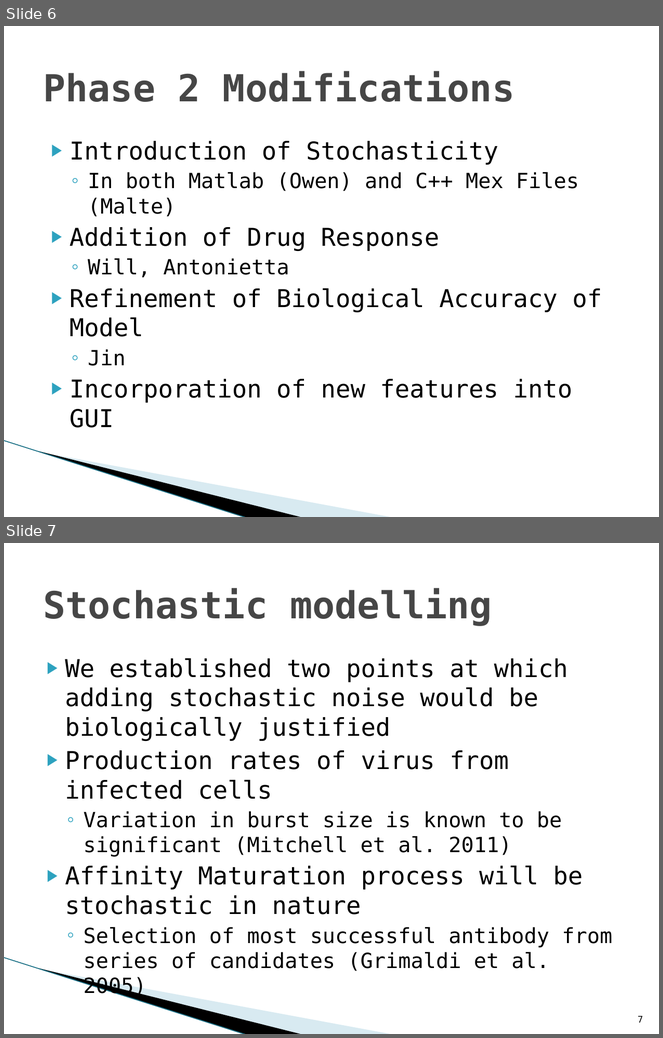
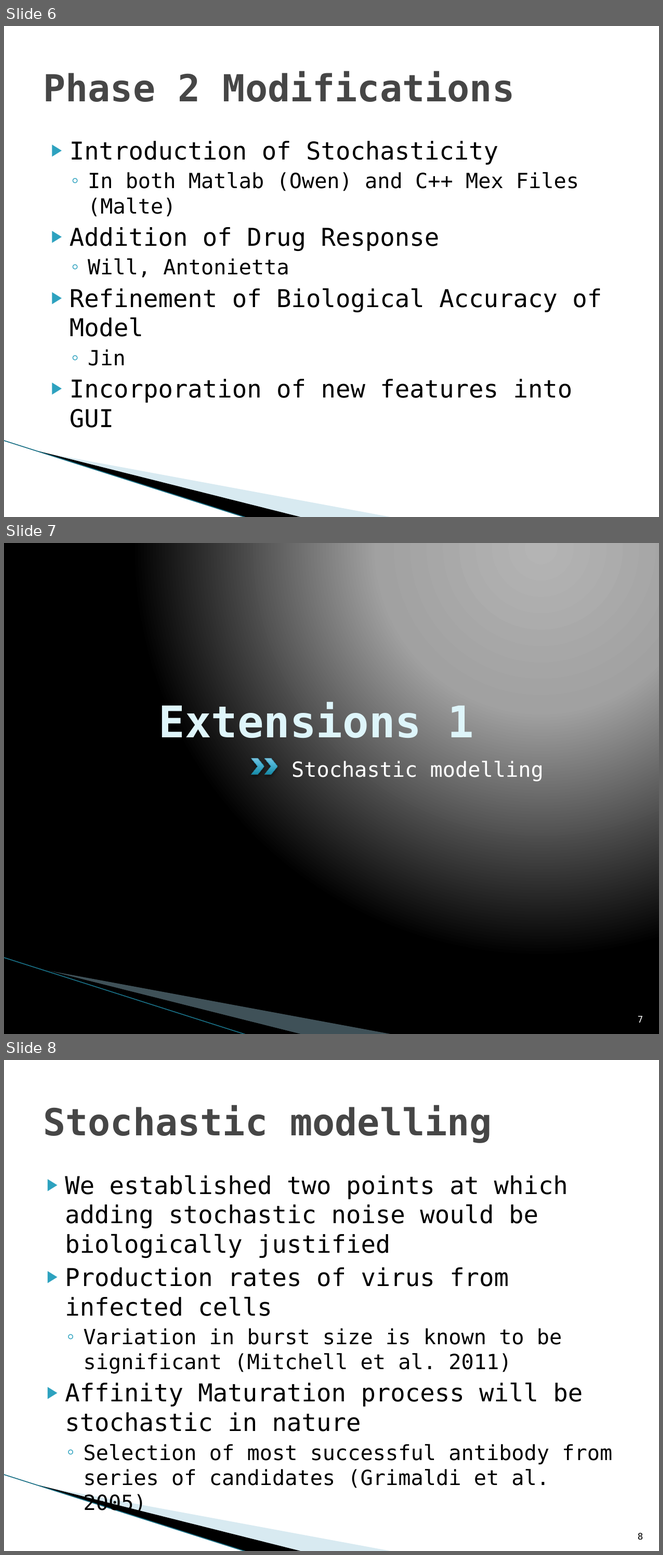
Before and after one commit to jleem10/GroupD_Phase2, a slide deck: Presentation.pptx. Shown one above the other, each under a label of ours: slides 6 and 7 before the commit, slides 6, 7 and 8 after it. The pictures are 663x1038 and 663x1555 pixels, drawn with LibreOffice and Linux fonts; fonts in the diff are those of the drawing; background and template pictures are left out. Boxes give left, top, right and bottom in pixels: in the first picture for what was removed or moved away, otherwise in the second. Text is boxed around its words. In the diff, an @@ line names an element or a change of style, - is before the commit and + after.

```diff
--- a/Presentation.pptx
+++ b/Presentation.pptx
@@ slide 7 added at [4, 543, 659, 1034], background gradient #B4B4B4 to #A2A2A2 to #000000; not listed: 3 template elements that a slide beside it also shows @@
@@ title added at [159, 702, 475, 747], 48 pt, text #DEF5FA, bold @@
+Extensions 1
@@ chevron added at [251, 759, 264, 775], fill gradient #158BA8 to #51B8D9 to #80C3DD, outline #21788D 0.25 pt @@
@@ chevron added at [265, 759, 278, 775], fill gradient #158BA8 to #51B8D9 to #80C3DD, outline #21788D 0.25 pt @@
@@ text added at [292, 761, 544, 782], 23 pt, text #FFFFFF @@
+Stochastic modelling
@@ page number added at [638, 1016, 644, 1023], 10 pt, text #FFFFFF @@
+7
@@ what was slide 7 is now slide 8 @@
@@ page number at [638, 1533, 644, 1540]: text changed @@
-7
+8
```
Also in this commit, not shown: 5 other slides added, 1 slide removed.
